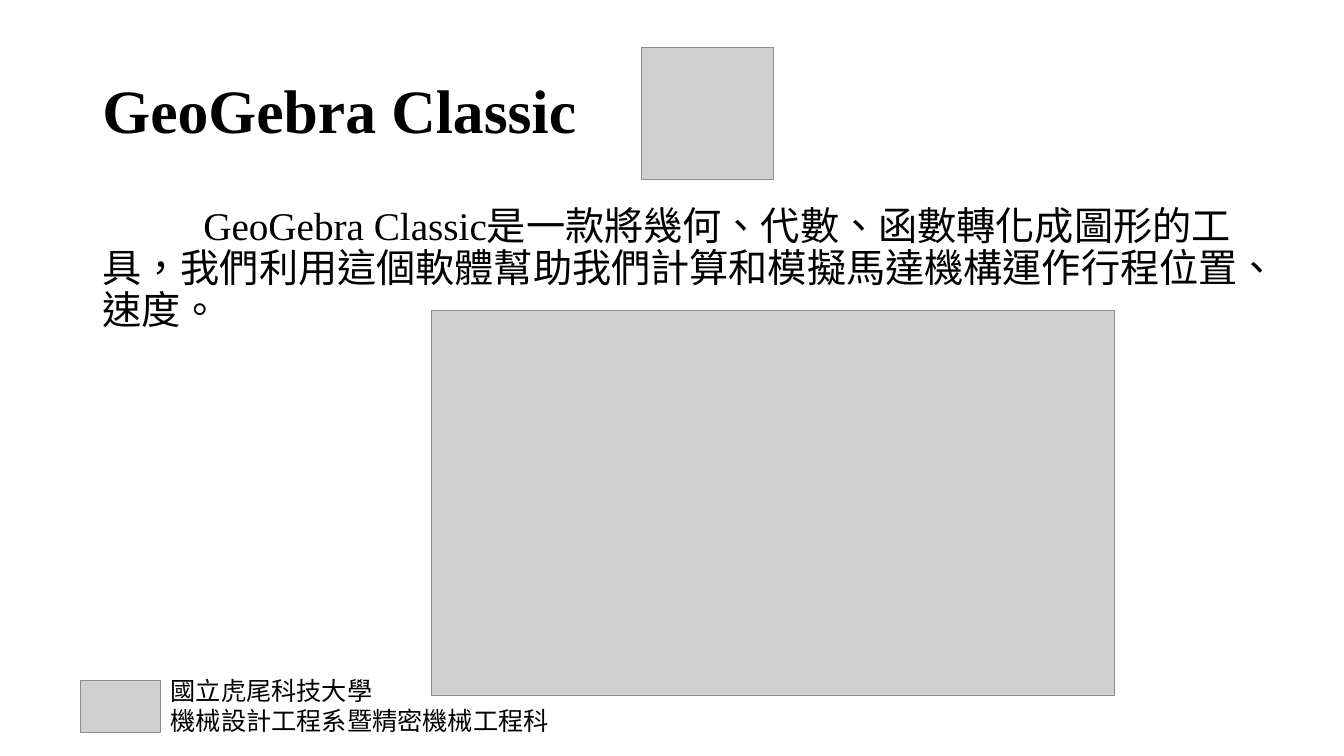
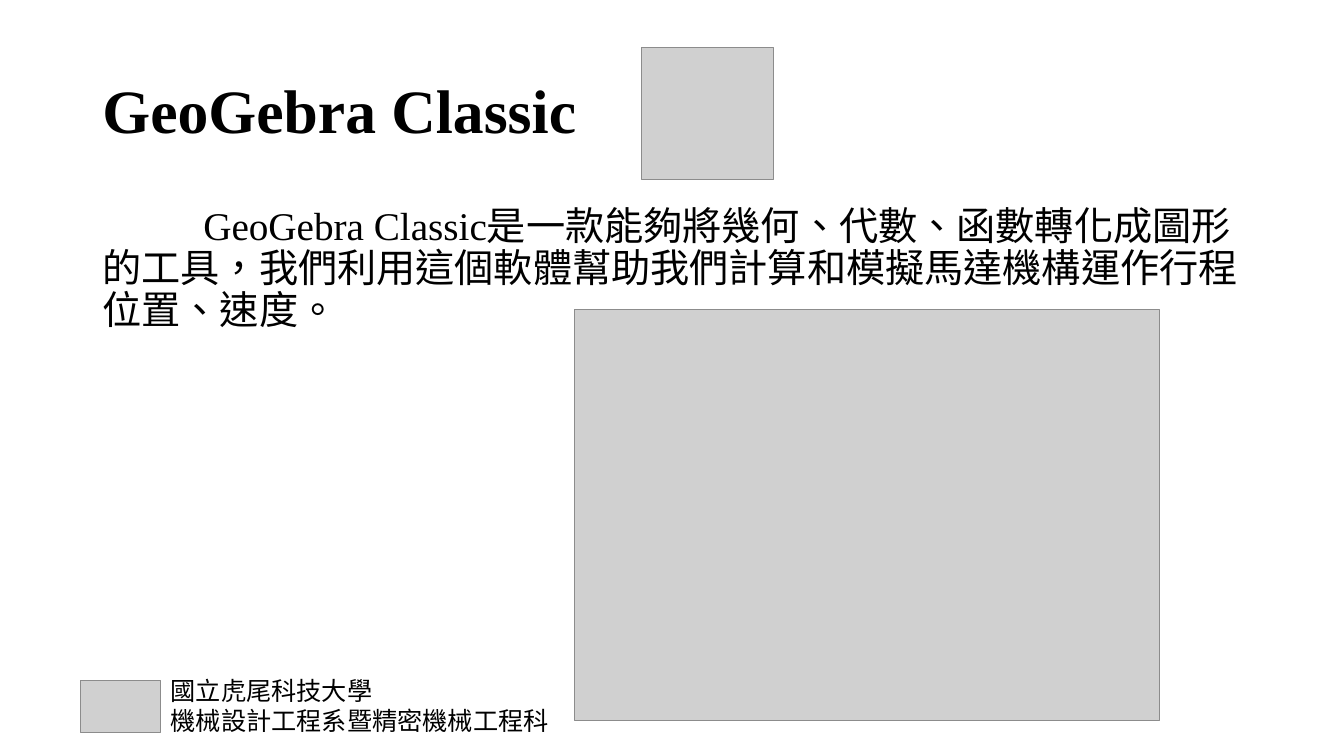
Before and after one commit to snowfall-killer/pj4101, a slide deck: slide 8 of PPT/專題報告PPT.pptx. Drawn at 1344x756 pixels with LibreOffice and Linux fonts; fonts in the diff are those of the drawing; grey boxes stand for pictures. Boxes give left, top, right and bottom in pixels: in the first picture for what was removed or moved away, otherwise in the second. Text is boxed around its words. In the diff, an @@ line names an element or a change of style, - is before the commit and + after.

```diff
--- a/PPT/專題報告PPT.pptx
+++ b/PPT/專題報告PPT.pptx
@@ text at [102,209,1237,327]: text changed @@
-GeoGebra Classic是一款將幾何、代數、函數轉化成圖形的工具，我們利用這個軟體幫助我們計算和模擬馬達機構運作行程位置、速度。
+GeoGebra Classic是一款能夠將幾何、代數、函數轉化成圖形的工具，我們利用這個軟體幫助我們計算和模擬馬達機構運作行程位置、速度。
@@ picture: place and size @@
-picture at [433,311,1115,696]
+picture at [575,310,1159,720]
```
Also in this commit, not shown: 2 other slides changed.
